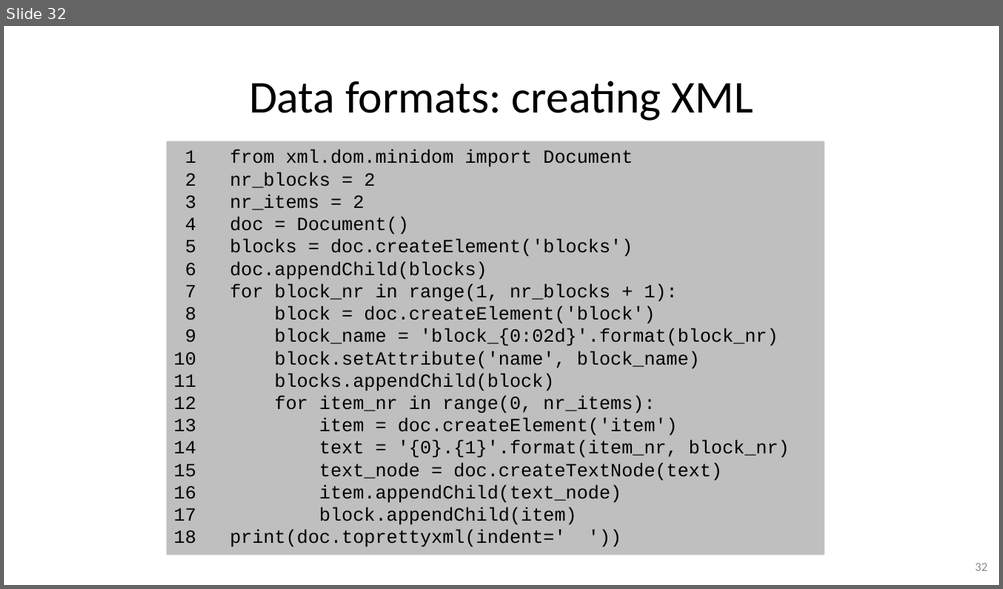
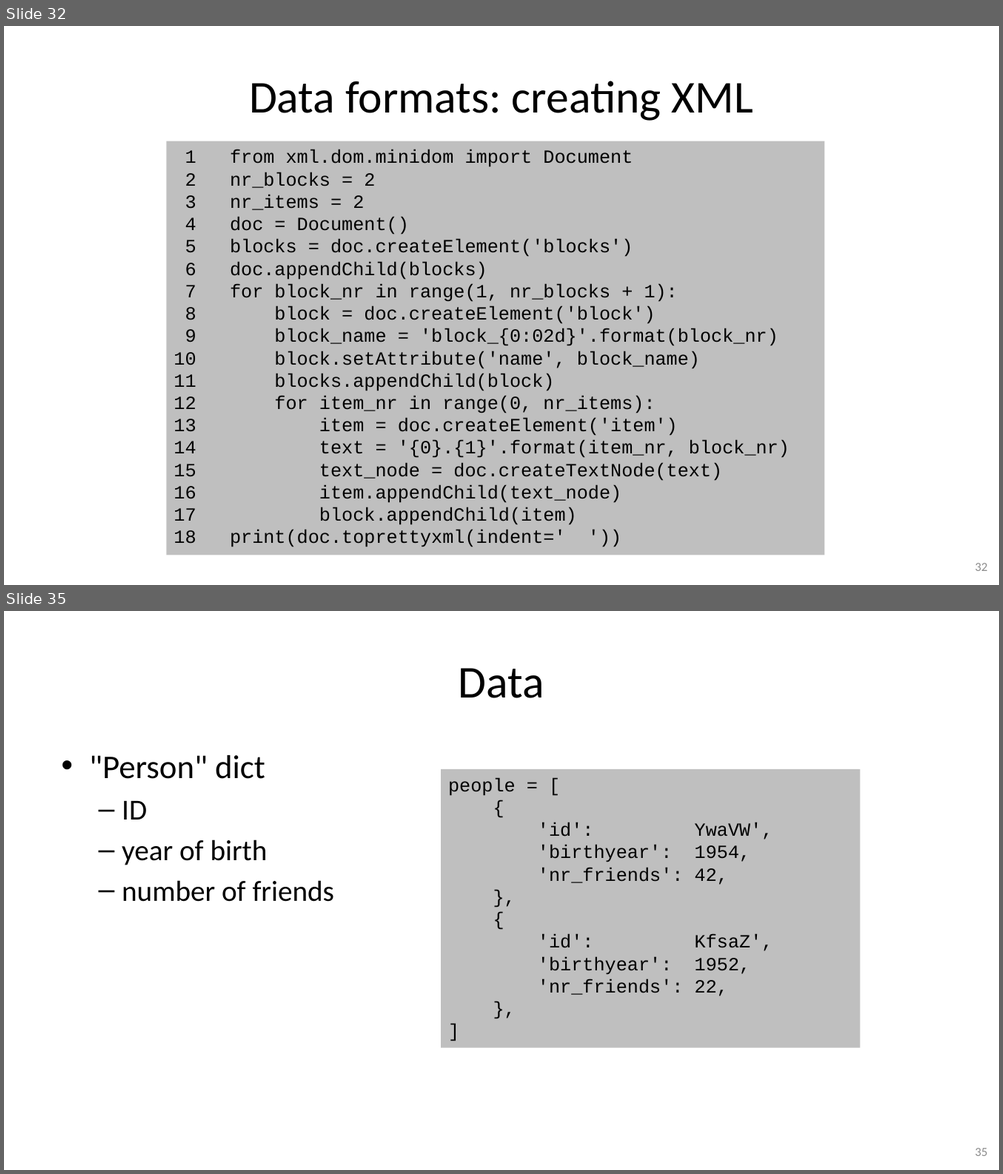
Before and after one commit to gjbex/Python-for-systems-programming, a slide deck: python_for_systems_programming.pptx. Shown one above the other, each under a label of ours: slide 32 before the commit, slides 32 and 35 after it; the slides between them are not shown. The pictures are 1003x589 and 1003x1174 pixels, drawn with LibreOffice and Linux fonts; fonts in the diff are those of the drawing. Boxes give left, top, right and bottom in pixels: in the first picture for what was removed or moved away, otherwise in the second. Text is boxed around its words. In the diff, an @@ line names an element or a change of style, - is before the commit and + after.

```diff
--- a/python_for_systems_programming.pptx
+++ b/python_for_systems_programming.pptx
@@ slide 35 added at [4,611,999,1170], background #FFFFFF @@
@@ title added at [458,668,544,698], 44 pt, text #000000 @@
+Data
@@ text added at [89,755,334,902], 28 pt, text #000000 @@
+• "Person" dict
+  – ID
+  – year of birth
+  – number of friends
@@ rectangle added at [441,769,859,1048], fill #BFBFBF, 18 pt, text #000000 @@
+people = [
+{
+'id': YwaVW',
+'birthyear': 1954,
+'nr_friends': 42,
+},
+{
+'id': KfsaZ',
+'birthyear': 1952,
+'nr_friends': 22,
+},
+]
@@ page number added at [975,1148,987,1156], 12 pt, text #8C8C8C @@
+35
```
Also in this commit, not shown: 4 slides changed, 5 other slides added.
